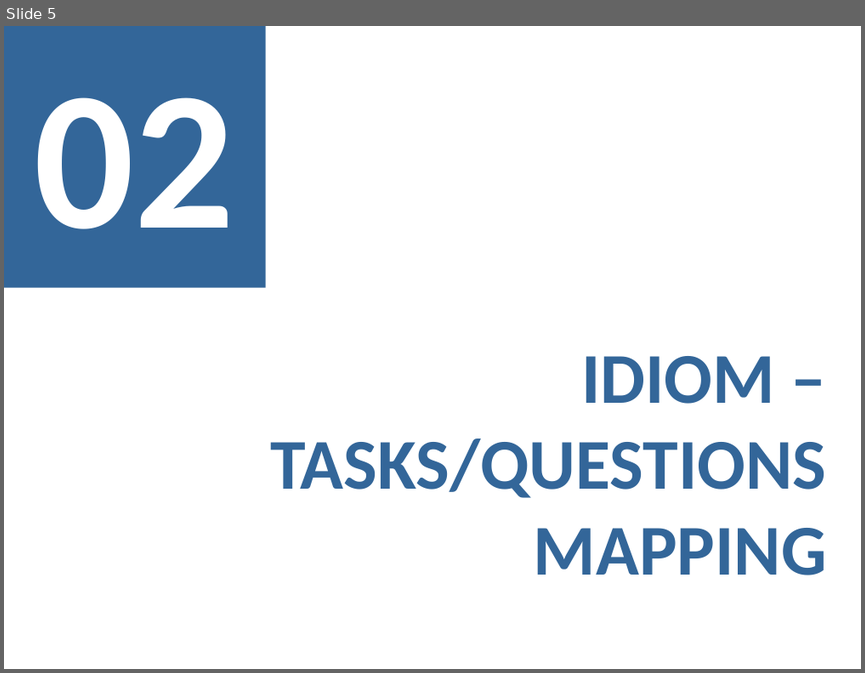
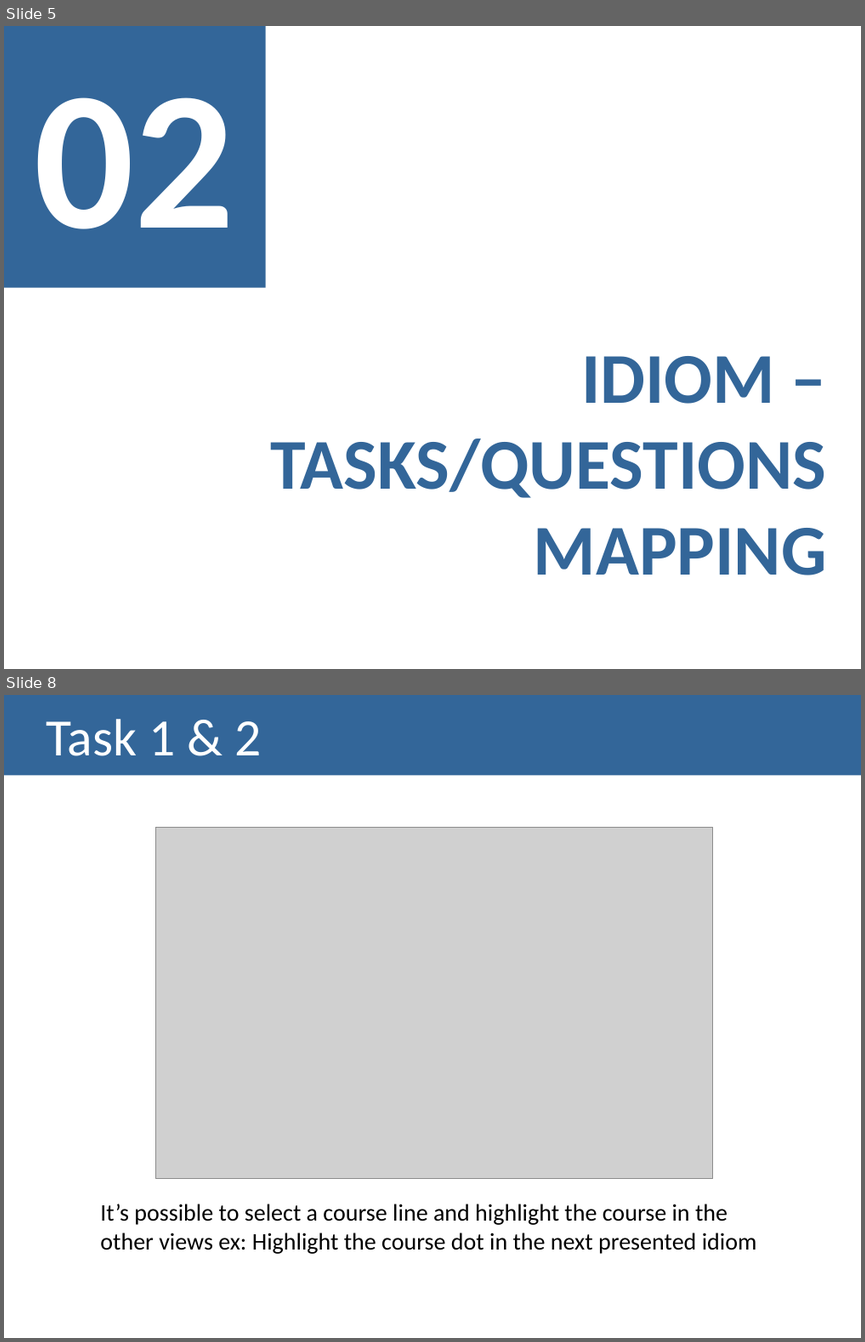
Before and after one commit to Strabox/Higher-Education-Unemployment-Portugal, a slide deck: III-Checkpoint/III-Checkpoint Presentation.pptx. Shown one above the other, each under a label of ours: slide 5 before the commit, slides 5 and 8 after it; the slides between them are not shown. The pictures are 865x673 and 865x1342 pixels, drawn with LibreOffice and Linux fonts; fonts in the diff are those of the drawing; grey boxes stand for pictures. Boxes give left, top, right and bottom in pixels: in the first picture for what was removed or moved away, otherwise in the second. Text is boxed around its words. In the diff, an @@ line names an element or a change of style, - is before the commit and + after.

```diff
--- a/III-Checkpoint/III-Checkpoint Presentation.pptx
+++ b/III-Checkpoint/III-Checkpoint Presentation.pptx
@@ slide 8 added at [4, 695, 861, 1338], background #FFFFFF @@
@@ title added at [4, 695, 861, 776], fill #336699, 44 pt, text #FFFFFF @@
+Task 1 & 2
@@ picture added at [155, 828, 713, 1179] @@
@@ text added at [100, 1203, 757, 1253], 20 pt, text #000000 @@
+It’s possible to select a course line and highlight the course in the other views ex: Highlight the course dot in the next presented idiom
```
Also in this commit, not shown: 1 slide changed, 4 other slides added, 3 slides removed.
